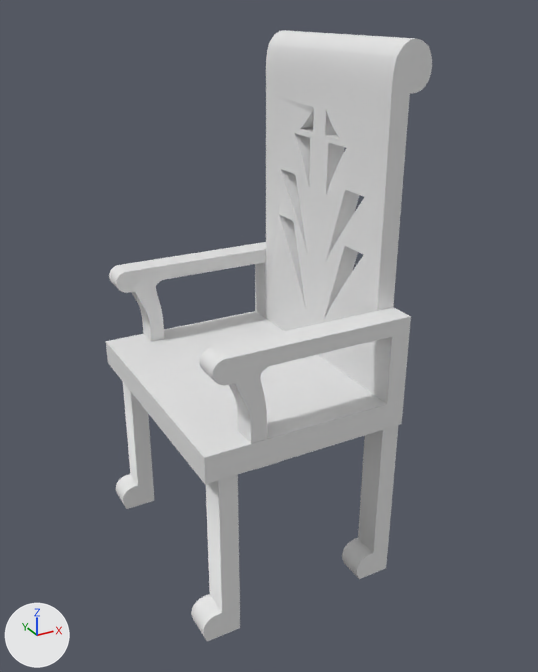
Renders of the FBX model working/amy/fbx/LBSR_Chair_fancy.fbx from each side of a commit.
Camera for both pictures: a camera (50 mm lens) standing at (-3.29, -4.69, 2.4) and looking at (-0.78, -0.13, 0.12). The lights are fixed; the arrows at lower left show +X, +Y and +Z. Where no turn or scale is listed for an object, it has been applied to the vertices.

Objects in the first picture: 'arm', 'arm.001', 'back', 'legs', 'seat'.
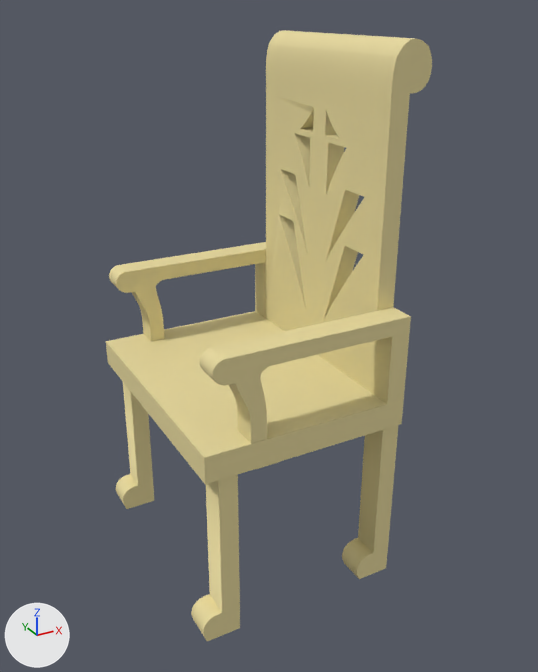
Boxes [x1, y1, x2, y2] around the edits, measured in the pictures (538 x 672 px):
'back', recoloured (grey to beige): [266, 30, 432, 392] in both
'seat', recoloured (white to beige): [106, 311, 404, 484] in both
'legs', recoloured: [116, 382, 398, 641] in both
'arm.001', recoloured (grey to beige): [200, 307, 411, 444] in both
'arm', recoloured: [109, 242, 266, 342] in both

The edits, one by one:
Material 'chair_lounge' (mat_chair_lounge) is new.
Its base color is (0.8, 0.692, 0.337) (beige #e7d99d).
Its roughness is 0.69.
me_box001 has 8 vertices, 6 faces and spans x -1.73..-0.16, y -1.0..1.0, z -0.38..-0.16.
me_box001 now uses material mat_chair_lounge (beige #e7d99d).
me_line004 has 168 vertices, 166 faces and spans x -1.649..-0.156, y 0.805..1.003, z -0.164..0.487.
me_line004 now uses material mat_chair_lounge (beige #e7d99d).
me_line001 has 270 vertices, 285 faces and spans x -0.3..0.0, y -0.83..0.81, z -0.18..2.25.
me_line001 now uses material mat_chair_lounge (beige #e7d99d).
me_line005 has 212 vertices, 219 faces and spans x -1.77..-0.16, y -0.97..0.98, z -1.73..-0.2.
me_line005 now uses material mat_chair_lounge (beige #e7d99d).
me_line003 has 168 vertices, 166 faces and spans x -1.649..-0.156, y -1.007..-0.809, z -0.176..0.475.
me_line003 now uses material mat_chair_lounge (beige #e7d99d).
